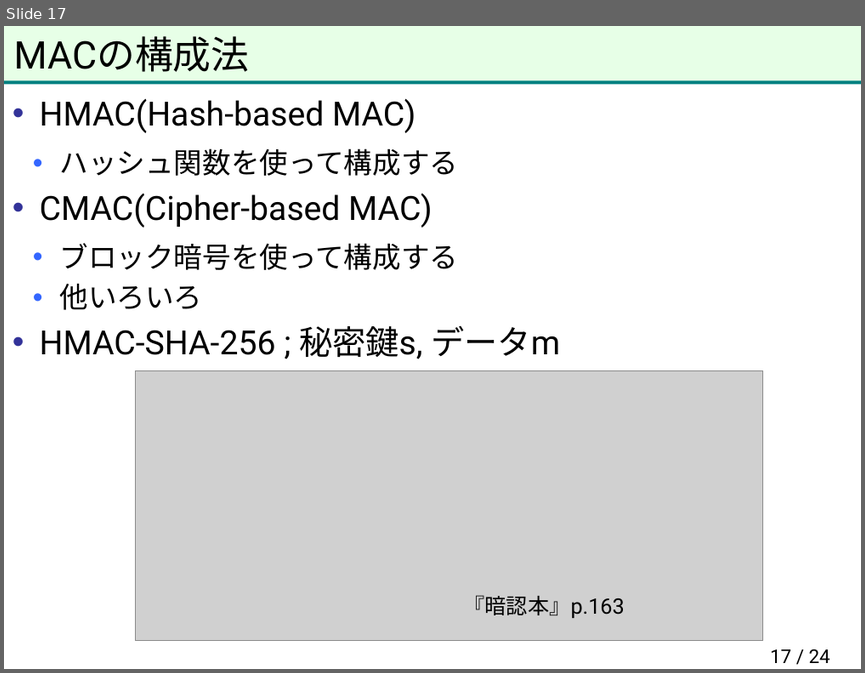
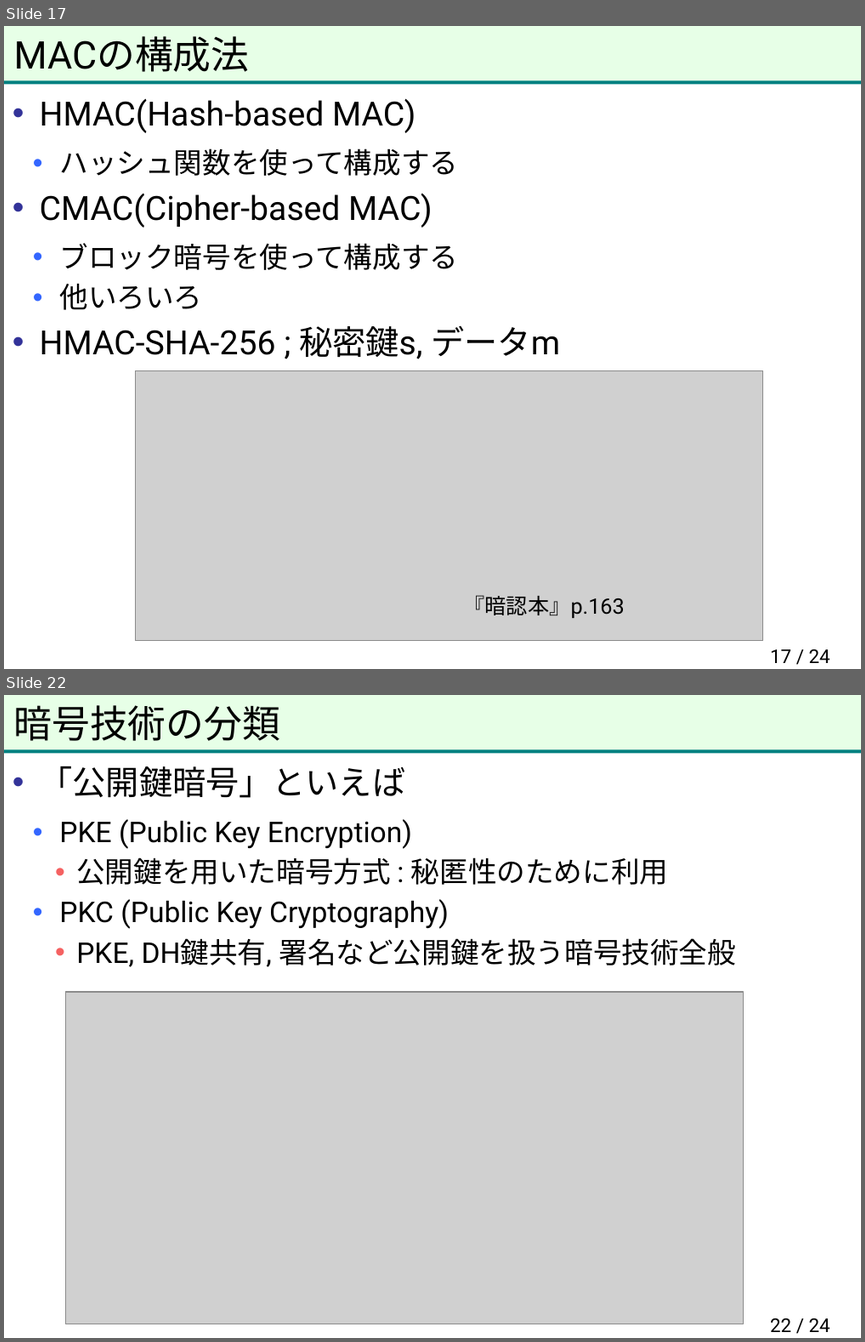
Before and after one commit to herumi/anninbon, a slide deck: lec/anninbon7.pptx. Shown one above the other, each under a label of ours: slide 17 before the commit, slides 17 and 22 after it; the slides between them are not shown. The pictures are 865x673 and 865x1342 pixels, drawn with LibreOffice and Linux fonts; fonts in the diff are those of the drawing; grey boxes stand for pictures; background and template pictures are left out. Boxes give left, top, right and bottom in pixels: in the first picture for what was removed or moved away, otherwise in the second. Text is boxed around its words. In the diff, an @@ line names an element or a change of style, - is before the commit and + after.

```diff
--- a/lec/anninbon7.pptx
+++ b/lec/anninbon7.pptx
@@ slide 22 added at (4, 695, 861, 1338), background #FFFFFF; not listed: 2 template elements that a slide beside it also shows @@
@@ title added at (14, 705, 281, 741), 32 pt, text #000000 @@
+暗号技術の分類
@@ text added at (40, 766, 736, 967), 24 pt, text #000000 @@
+• 「公開鍵暗号」といえば
+  • PKE (Public Key Encryption)
+    • 公開鍵を用いた暗号方式 : 秘匿性のために利用
+  • PKC (Public Key Cryptography)
+    • PKE, DH鍵共有, 署名など公開鍵を扱う暗号技術全般
@@ picture added at (66, 992, 743, 1323) @@
@@ page number added at (770, 1318, 830, 1332), 16 pt, text #000000 @@
+22 / 24
```
Also in this commit, not shown: 9 other slides added.
